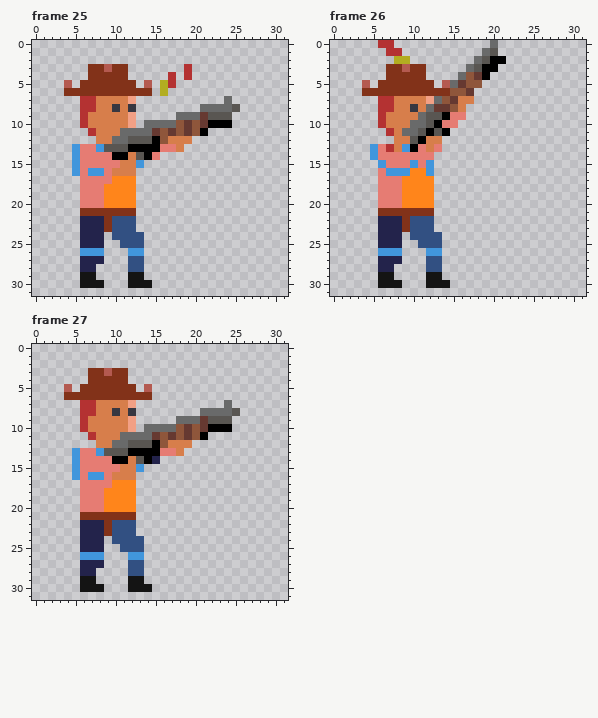
Edited in one commit: pixel-art file (assets/asesprite/cop-shotgun.ase). The picture above is the old version.
32x32 pixels, 34 frames. Shown: frame 25, frame 26, frame 27.
After:
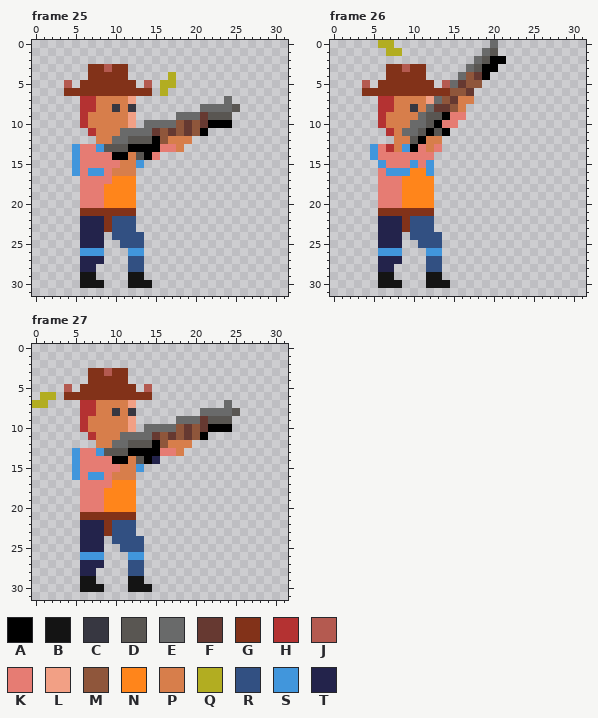
Palette (. is transparent): A #000000  B #141414  C #373741  D #595652  E #696a6a  F #663931  G #823219  H #b43232  J #b45a50  K #e67c73  L #f2a085  M #8f563b  N #ff851b  P #d77e4b  Q #b2ad21  R #325082  S #4196dc  T #23234b
What changed:
Frame 25:
Colour H gives way to colour Q in rows 4 to 5 at x 17.
Colour H is removed in rows 3 to 4 at x 19.
Frame 26:
Colour H gives way to colour Q in row 0 at x 6 to 7; in row 1 at x 7 to 8.
Colour Q is removed in row 2 at x 8 to 9.
Frame 27:
The edit adds colour Q in row 6 at x 1 to 2; in row 7 at x 0 to 1.
